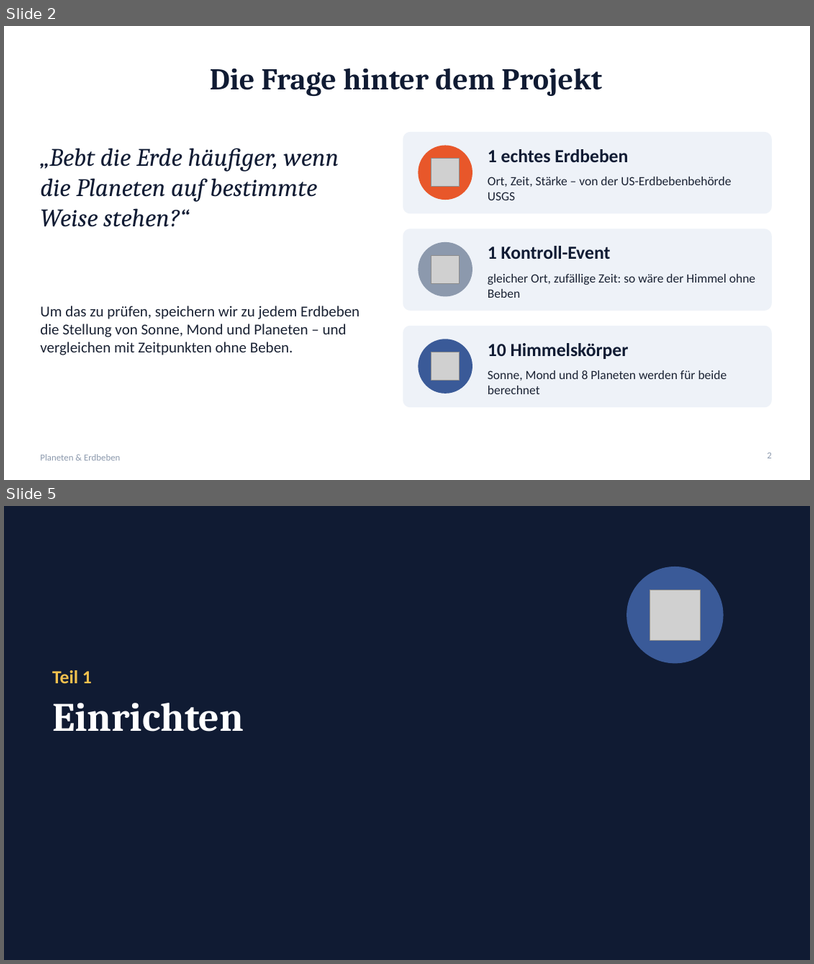
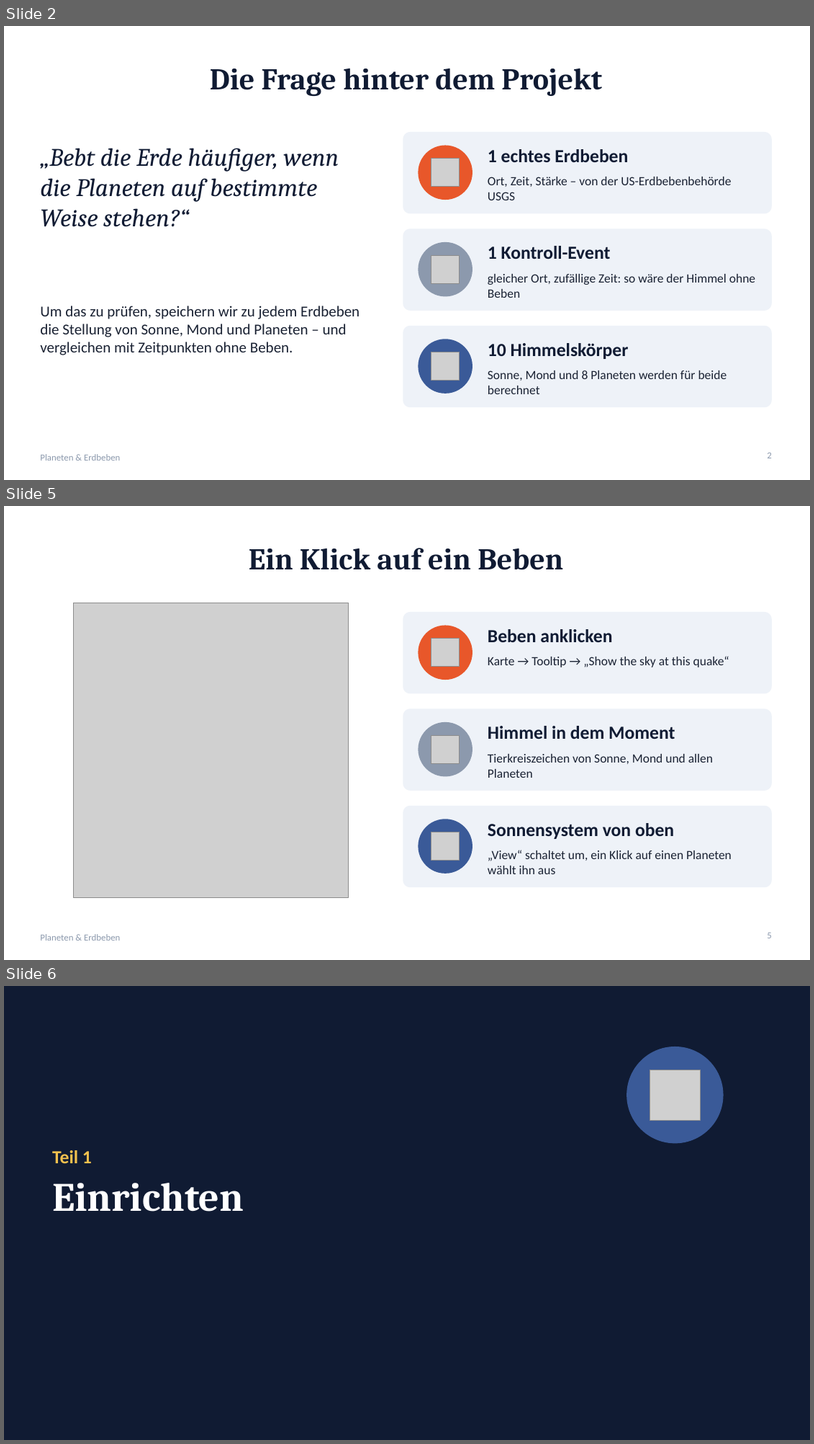
Before and after one commit to peaceeagle5/planeten-erdbeben, a slide deck: praesentation/Planeten-Erdbeben.pptx. Shown one above the other, each under a label of ours: slides 2 and 5 before the commit, slides 2, 5 and 6 after it; the slides between them are not shown. The pictures are 814x964 and 814x1444 pixels, drawn with LibreOffice and Linux fonts; fonts in the diff are those of the drawing; grey boxes stand for pictures. Boxes give left, top, right and bottom in pixels: in the first picture for what was removed or moved away, otherwise in the second. Text is boxed around its words. In the diff, an @@ line names an element or a change of style, - is before the commit and + after.

```diff
--- a/praesentation/Planeten-Erdbeben.pptx
+++ b/praesentation/Planeten-Erdbeben.pptx
@@ slide 5 added at (4,506,810,960), background #FFFFFF; not listed: 1 template element that a slide beside it also shows @@
@@ title added at (249,548,563,570), 36 pt, text #101B33, bold @@
+Ein Klick auf ein Beben
@@ picture added at (74,602,349,898) @@
@@ rounded rectangle added at (404,612,772,693), fill #EEF2F8 @@
@@ ellipse added at (419,626,473,680), fill #E8572A @@
@@ text added at (488,629,612,642), 22 pt, text #101B33, bold @@
+Beben anklicken
@@ picture added at (432,638,460,667) @@
@@ text added at (488,656,730,667), 15 pt, text #1A2233 @@
+Karte → Tooltip → „Show the sky at this quake“
@@ rounded rectangle added at (404,708,772,790), fill #EEF2F8 @@
@@ ellipse added at (419,722,473,777), fill #8C99AD @@
@@ picture added at (432,735,460,764) @@
@@ text added at (488,726,675,739), 22 pt, text #101B33, bold @@
+Himmel in dem Moment
@@ text added at (488,754,713,777), 15 pt, text #1A2233 @@
+Tierkreiszeichen von Sonne, Mond und allen Planeten
@@ rounded rectangle added at (404,806,772,887), fill #EEF2F8 @@
@@ ellipse added at (419,818,473,873), fill #3A5A98 @@
@@ text added at (488,823,674,839), 22 pt, text #101B33, bold @@
+Sonnensystem von oben
@@ picture added at (432,832,460,860) @@
@@ text added at (488,849,732,874), 15 pt, text #1A2233 @@
+„View“ schaltet um, ein Klick auf einen Planeten wählt ihn aus
@@ page number added at (767,932,772,938), 11 pt, text #8C99AD @@
+5
@@ what was slide 5 is now slide 6 @@
```
Also in this commit, not shown: 4 slides changed, 2 other slides added, 5 other files.
